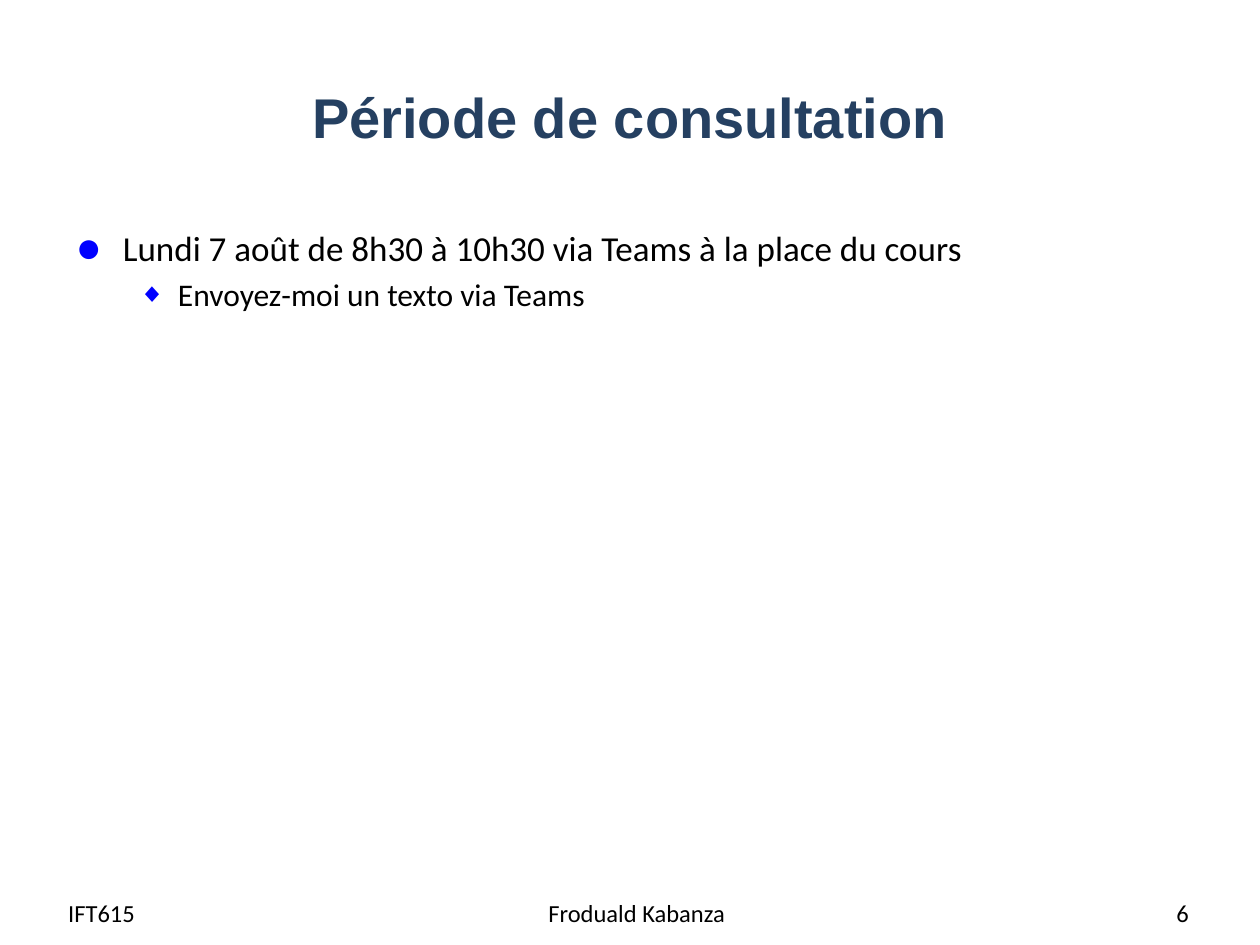
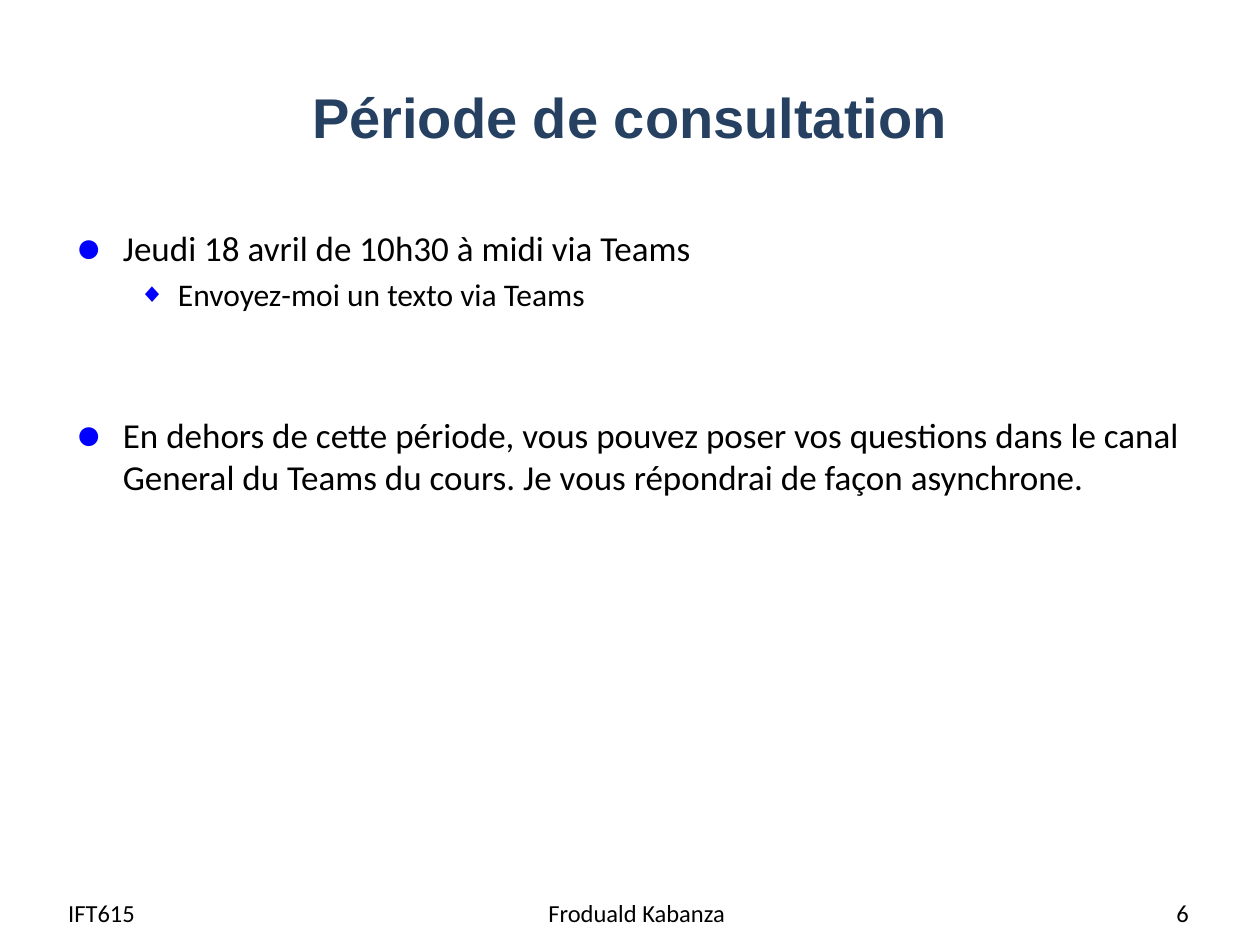
Before and after one commit to djeffkanda/djeffkanda.github.io, a slide deck: slide 6 of ift/assets/slides/ift615-22-Revisions-final.pptx. Drawn at 1260x945 pixels with LibreOffice and Linux fonts; fonts in the diff are those of the drawing. Boxes give left, top, right and bottom in pixels: in the first picture for what was removed or moved away, otherwise in the second. Text is boxed around its words. In the diff, an @@ line names an element or a change of style, - is before the commit and + after.

```diff
--- a/ift/assets/slides/ift615-22-Revisions-final.pptx
+++ b/ift/assets/slides/ift615-22-Revisions-final.pptx
@@ text at (123, 236, 690, 262): text changed @@
-● Lundi 7 août de 8h30 à 10h30 via Teams à la place du cours
+● Jeudi 18 avril de 10h30 à midi via Teams
@@ text at (123, 423, 1178, 496): paragraph added @@
+● En dehors de cette période, vous pouvez poser vos questions dans le canal General du Teams du cours. Je vous répondrai de façon asynchrone.
```
Also in this commit, not shown: 2 other slides changed, 4 other files.
